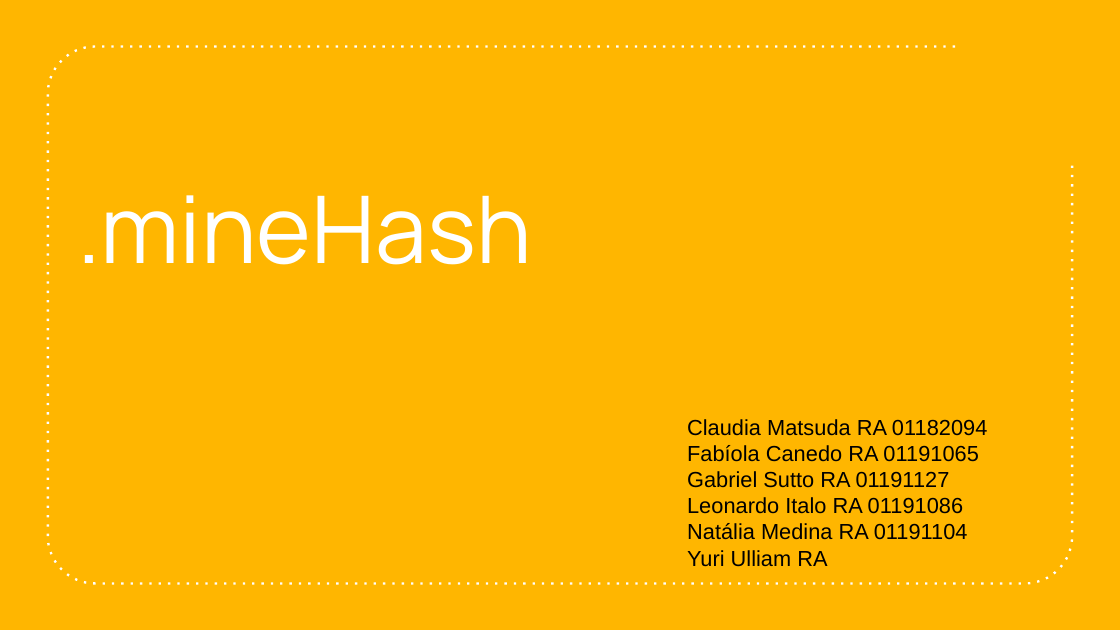
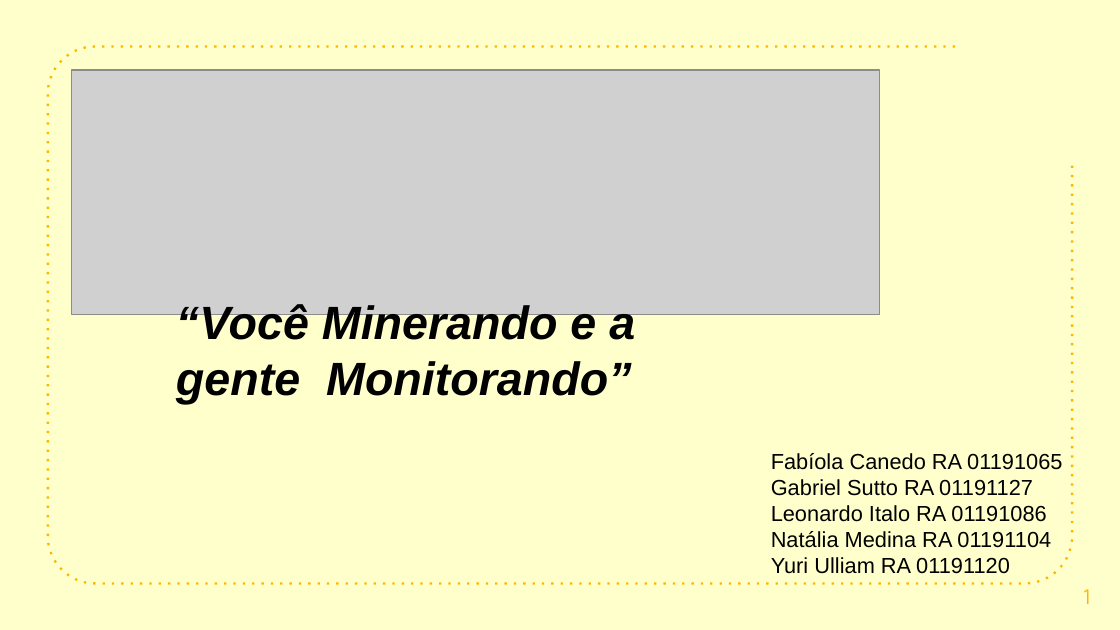
Before and after one commit to Fabicaneyu/.mineHash, a slide deck: slide 1 of Documentação/Slides/Apresentação_mineHash.pptx. Drawn at 1120x630 pixels with LibreOffice and Linux fonts; fonts in the diff are those of the drawing; grey boxes stand for pictures. Boxes give left, top, right and bottom in pixels: in the first picture for what was removed or moved away, otherwise in the second. Text is boxed around its words. In the diff, an @@ line names an element or a change of style, - is before the commit and + after.

```diff
--- a/Documentação/Slides/Apresentação_mineHash.pptx
+++ b/Documentação/Slides/Apresentação_mineHash.pptx
@@ background #FFB600 to #FFFFCC @@
@@ freeform shape at (48, 47, 1073, 584): outline #FFFFFF 1.5 pt dashed to #FFB600 1.5 pt dashed @@
@@ picture added at (72, 69, 880, 315) @@
@@ title removed at (77, 195, 531, 265) @@
-.mineHash
@@ text added at (176, 304, 635, 404), 30 pt, text #000000, bold, italic @@
+“Você Minerando e a gente Monitorando”
@@ text at (687, 419, 987, 436): paragraph removed @@
-Claudia Matsuda RA 01182094
@@ text "Fabíola Canedo RA 01191065": place and size @@
-text "Fabíola Canedo RA 01191065" at (687, 419, 987, 567)
+text "Fabíola Canedo RA 01191065" at (771, 453, 1062, 574)
@@ text at (771, 557, 1010, 574): text changed @@
-Yuri Ulliam RA
+Yuri Ulliam RA 01191120
@@ page number added at (1083, 589, 1091, 604), 13 pt, text #FFB600 @@
+1
```
Also in this commit, not shown: 2 other slides changed, 15 slides added, 25 slides removed, 3 other files.
